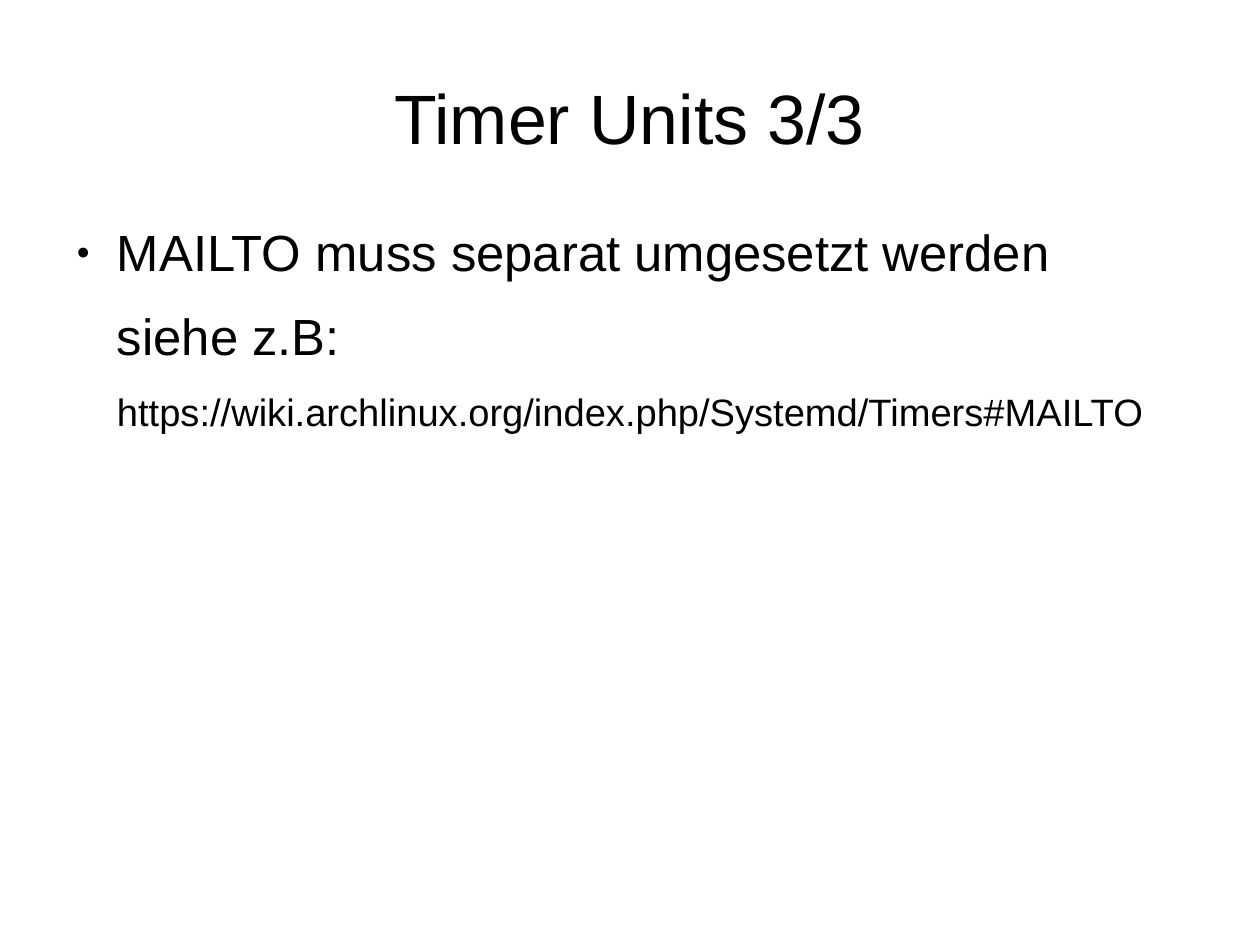
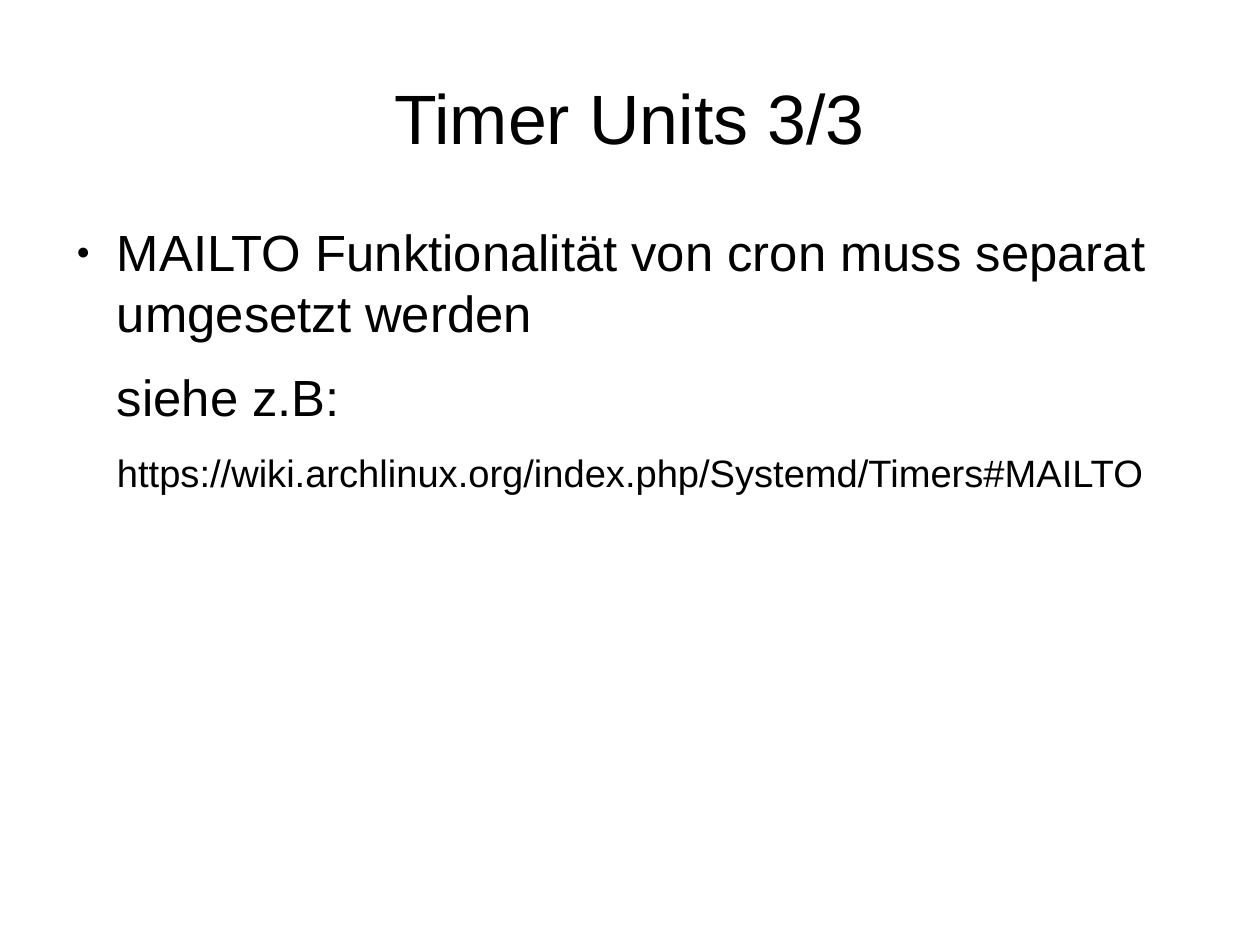
Before and after one commit to adfinis/adsy-trainings, a slide deck: slide 28 of SSA_SUSE-System-Administration/1001_systemd/modul_systemd_1001_01_slides.odp. Drawn at 1260x945 pixels with LibreOffice and Linux fonts; fonts in the diff are those of the drawing. Boxes give left, top, right and bottom in pixels: in the first picture for what was removed or moved away, otherwise in the second. Text is boxed around its words. In the diff, an @@ line names an element or a change of style, - is before the commit and + after.

```diff
--- a/SSA_SUSE-System-Administration/1001_systemd/modul_systemd_1001_01_slides.odp
+++ b/SSA_SUSE-System-Administration/1001_systemd/modul_systemd_1001_01_slides.odp
@@ text at (117, 234, 1145, 343): text changed @@
-● MAILTO muss separat umgesetzt werden
+● MAILTO Funktionalität von cron muss separat umgesetzt werden
```
Also in this commit, not shown: 2 other slides changed, 3 other files.
